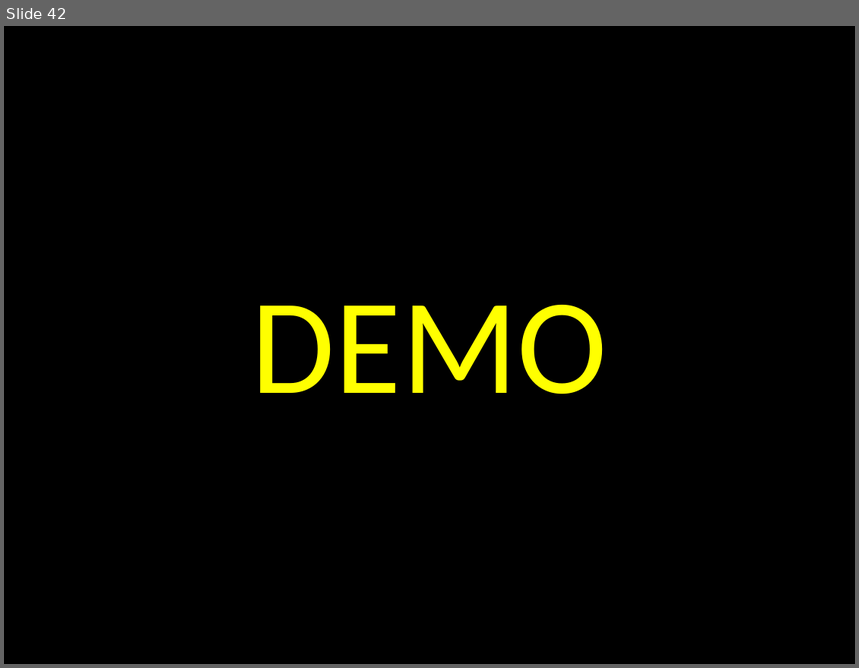
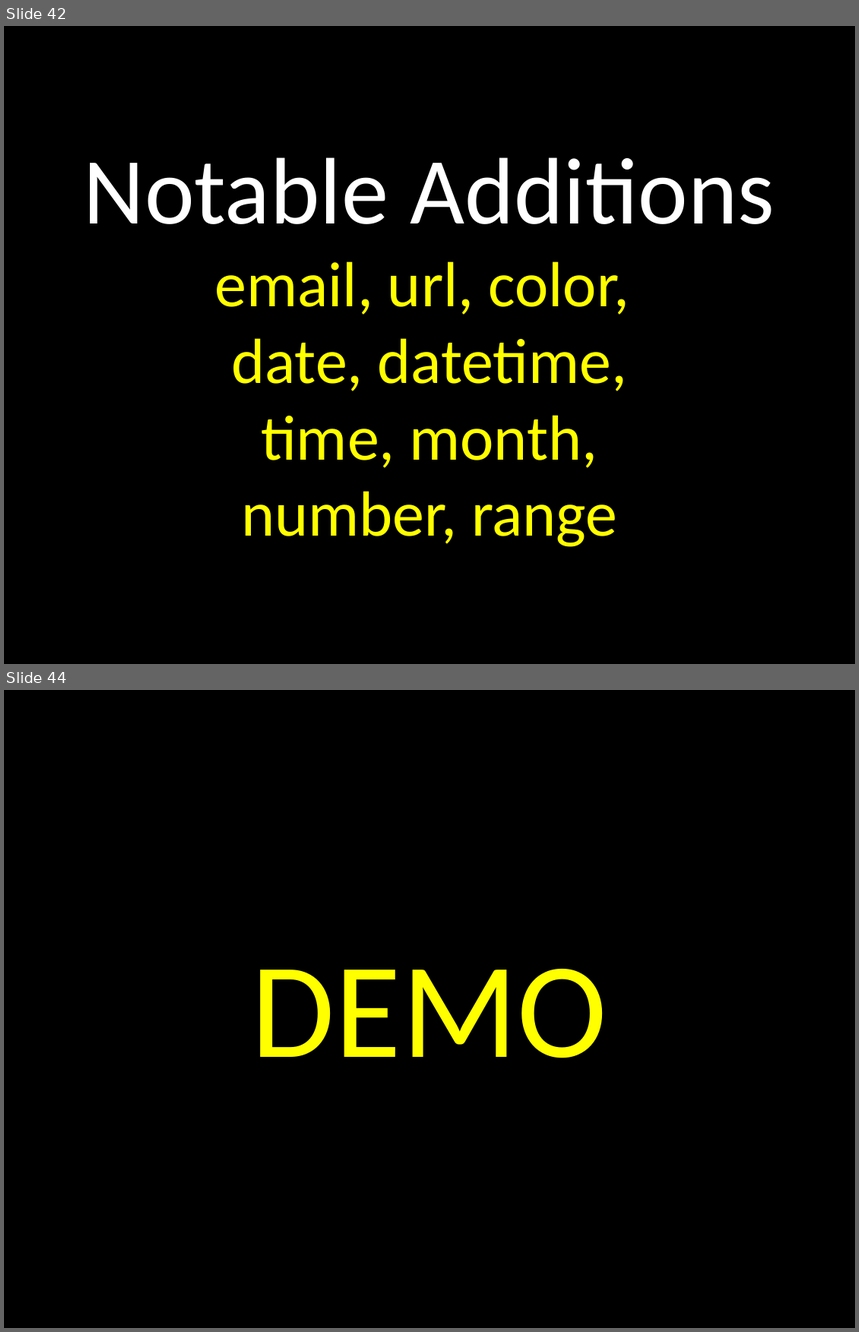
Before and after one commit to elloraCpe/courses, a slide deck: 01. Week 1/00. Presentation/Week 1.pptx. Shown one above the other, each under a label of ours: slide 42 before the commit, slides 42 and 44 after it; the slides between them are not shown. The pictures are 859x668 and 859x1332 pixels, drawn with LibreOffice and Linux fonts; fonts in the diff are those of the drawing. Boxes give left, top, right and bottom in pixels: in the first picture for what was removed or moved away, otherwise in the second. Text is boxed around its words. In the diff, an @@ line names an element or a change of style, - is before the commit and + after.

```diff
--- a/01. Week 1/00. Presentation/Week 1.pptx
+++ b/01. Week 1/00. Presentation/Week 1.pptx
@@ slide 42 added at (x1=4, y1=26, x2=855, y2=664), background #000000 @@
@@ text added at (x1=84, y1=157, x2=775, y2=547), 54 pt, text #FFFF00 @@
+Notable Additions
+email, url, color,
+date, datetime,
+time, month,
+number, range
@@ what was slide 42 is now slide 44 @@
```
Also in this commit, not shown: 1 slide changed, 2 other slides added, 1 other file.
